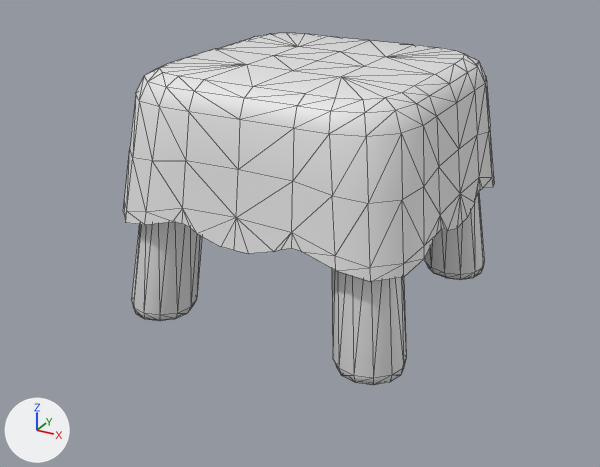
An edit to the FBX model Cozy Town/Assets/FBX/Decoration/Table.fbx, drawn before and after from the same camera.
Before and after are seen from a 50 mm lens placed at (0.613, -1.173, 0.687), pointed at (-0.008, -0.045, 0.123). The axes (+X, +Y, +Z) are drawn at lower left. The lights are the same throughout. Mesh edges are drawn as thin lines. Where no turn or scale is listed for an object, it has been applied to the vertices.

The older version as bpy lines, for what is in view:
```python
me_cylinder_027 = bpy.data.meshes.new('Cylinder.027')
me_cylinder_027.from_pydata(...)  # 405 vertices, 692 faces; spans x -0.257..0.257, y -0.257..0.257, z 0.0..0.407
ob_table = bpy.data.objects.new('Table', me_cylinder_027)
ob_table.location = (0.0, 0.0, 0.0)
```
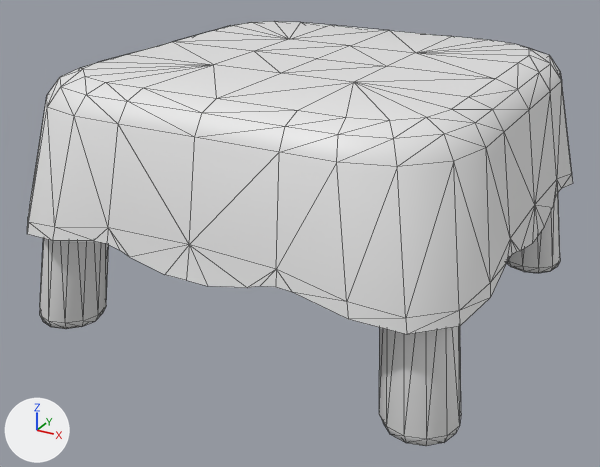
Boxes [x1, y1, x2, y2] around the edits, measured in the pictures (600 x 467 px; the box of a moved part takes in the faces that stretch with it):
'Table', reshaped (47% wider, 21% taller): before [123, 33, 495, 385]; after [27, 21, 573, 446]
part 1 of me_cylinder_027, moved or reshaped: before [332, 269, 406, 385]; after [379, 326, 461, 446]
part 2 of me_cylinder_027, moved or reshaped: before [131, 222, 202, 321]; after [40, 238, 109, 329]
part 3 of me_cylinder_027, moved or reshaped: before [425, 193, 484, 279]; after [507, 194, 560, 273]
part 4 of me_cylinder_027, rebuilt (47% wider, 26% taller): before [123, 33, 495, 282]; after [27, 21, 573, 334]

The change in detail:
me_cylinder_027 is used by ob_table; location (0.0, 0.0, 0.0).
me_cylinder_027 had 405 vertices, 692 faces and spanned x -0.257..0.257, y -0.257..0.257, z 0.0..0.407.
me_cylinder_027 now has 377 vertices, 636 faces and spans x -0.375..0.375, y -0.375..0.375, z 0.0..0.411.
me_cylinder_027 part 1: the loose piece of 49 vertices spanning x 0.115..0.246, y -0.246..-0.115, z 0.0..0.264 is multiplied about its middle by the matrix ((0.995, 0.0, -0.006), (0.0, 0.995, 0.006), (0.0, 0.0, 1.05)), then moved by (0.116, -0.093, 0.006).
me_cylinder_027 part 2: the loose piece of 49 vertices spanning x -0.246..-0.115, y -0.246..-0.115, z 0.0..0.264 is multiplied about its middle by the matrix ((0.995, 0.0, 0.006), (0.0, 0.995, 0.006), (0.0, 0.0, 1.05)), then moved by (-0.116, -0.093, 0.006).
me_cylinder_027 part 3: the loose piece of 49 vertices spanning x 0.115..0.246, y 0.115..0.246, z 0.0..0.264 is multiplied about its middle by the matrix ((0.995, 0.0, -0.006), (0.0, 0.995, -0.006), (0.0, 0.0, 1.05)), then moved by (0.116, 0.093, 0.006).
me_cylinder_027 part 4: the loose piece of 209 vertices spanning x -0.257..0.257, y -0.257..0.257, z 0.175..0.407 is rebuilt with 181 vertices and now spans x -0.375..0.375, y -0.375..0.375, z 0.179..0.411.
